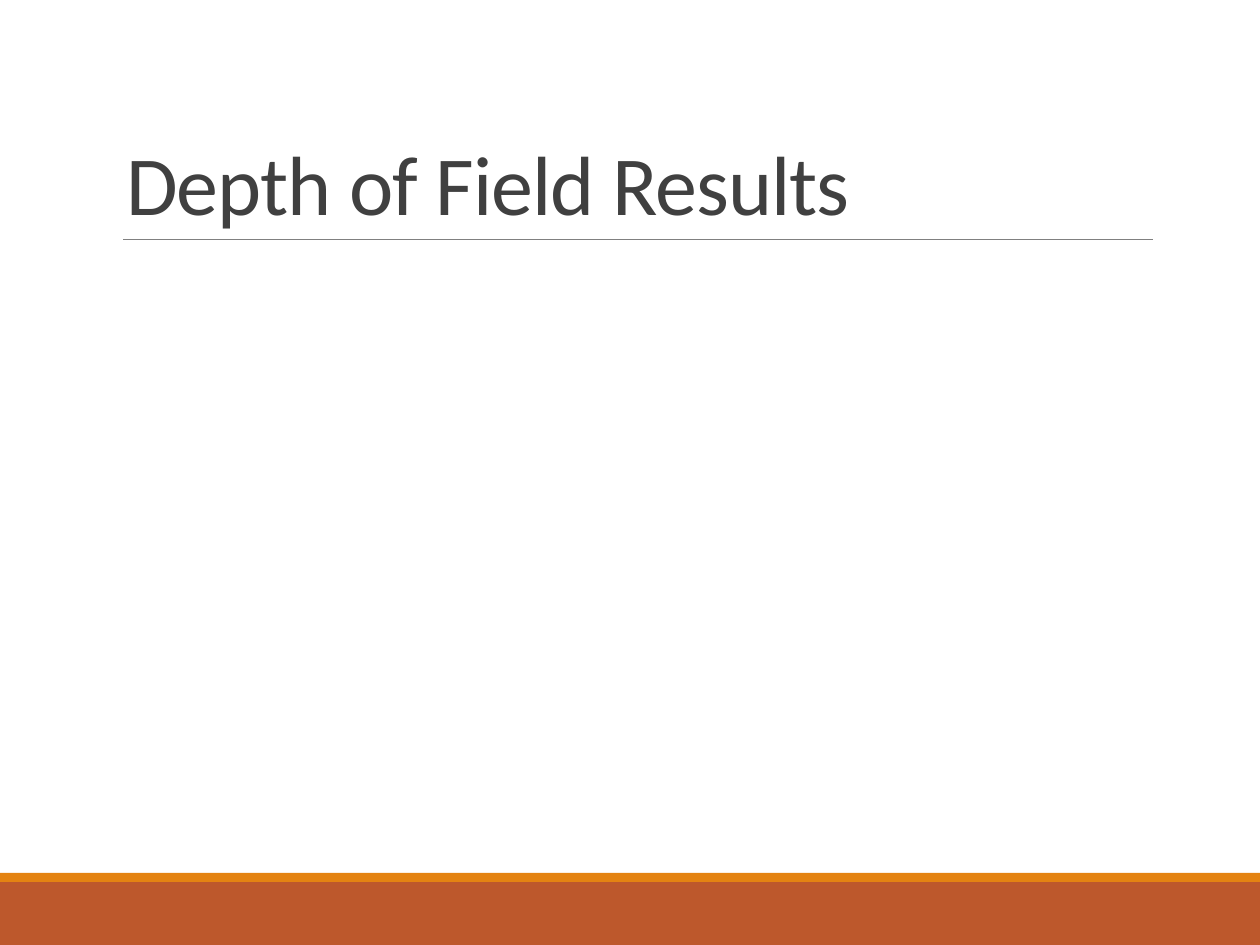
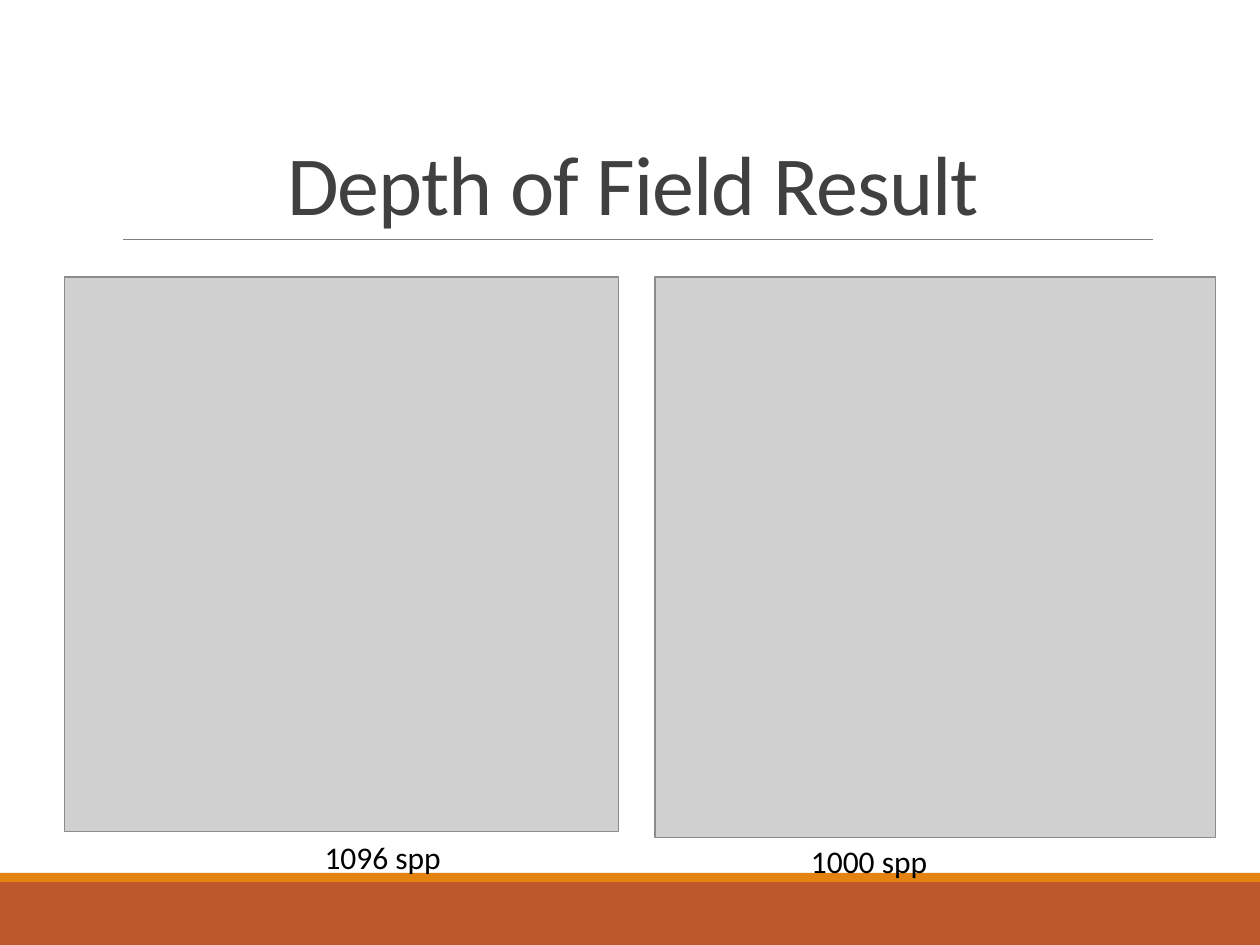
Before and after one commit to Philipp-M/ACG, a slide deck: slide 6 of smallPT_projectACG/presentation/Advanced Computer Graphics.pptx. Drawn at 1260x945 pixels with LibreOffice and Linux fonts; fonts in the diff are those of the drawing; grey boxes stand for pictures. Boxes give left, top, right and bottom in pixels: in the first picture for what was removed or moved away, otherwise in the second. Text is boxed around its words. In the diff, an @@ line names an element or a change of style, - is before the commit and + after.

Commit message:
final presentation

```diff
--- a/smallPT_projectACG/presentation/Advanced Computer Graphics.pptx
+++ b/smallPT_projectACG/presentation/Advanced Computer Graphics.pptx
@@ title at [287,156,979,229]: text changed @@
-Depth of Field Results
+Depth of Field Result
@@ picture added at [64,277,619,832] @@
@@ picture added at [655,277,1216,838] @@
@@ text added at [325,847,440,876], 18 pt, text #000000 @@
+1096 spp
@@ text added at [811,852,927,880], 18 pt, text #000000 @@
+1000 spp
```
Also in this commit, not shown: 6 other slides changed, 2 slides added, 1 slide removed, 1 other file.
